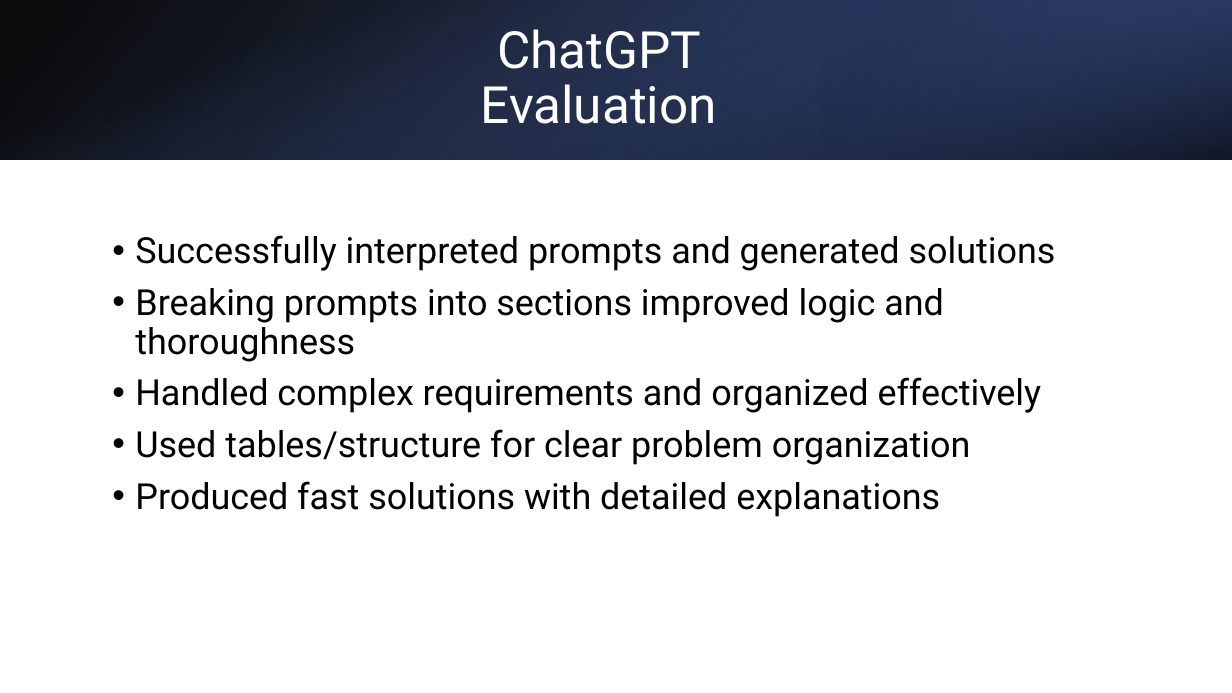
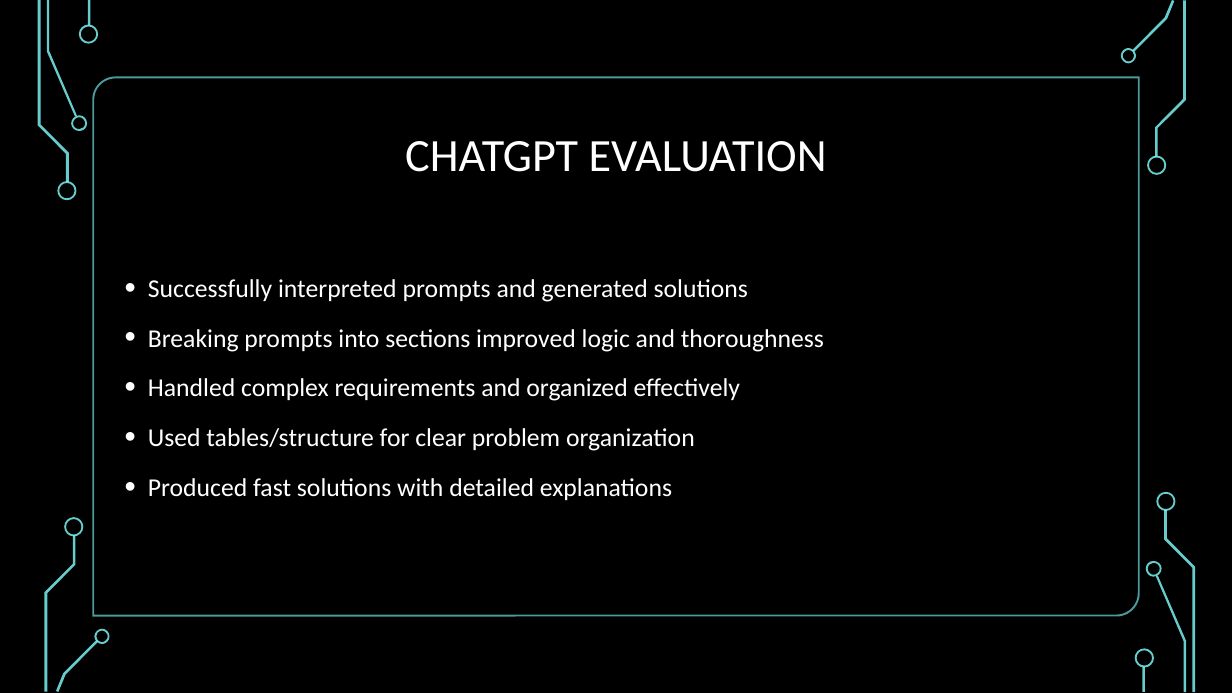
Before and after one commit to M0ck1ngjay178/CMSC-4200-AI, a slide deck: slide 7 of Project/slides/CMSC-4200-Group1-Project.pptx (slide 6 before the commit). Drawn at 1232x693 pixels with LibreOffice and Linux fonts; fonts in the diff are those of the drawing; background and template pictures are left out. Boxes give left, top, right and bottom in pixels: in the first picture for what was removed or moved away, otherwise in the second. Text is boxed around its words. In the diff, an @@ line names an element or a change of style, - is before the commit and + after.

```diff
--- a/Project/slides/CMSC-4200-Group1-Project.pptx
+++ b/Project/slides/CMSC-4200-Group1-Project.pptx
@@ background #FFFFFF to picture (left out) @@
@@ rectangle removed at <box>0,0,1232,159</box> @@
@@ rectangle removed at <box>0,0,1232,159</box> @@
@@ rectangle added at <box>0,0,1232,693</box>, fill #000000 @@
@@ group added at <box>38,0,1196,692</box>: 18 freeform shapes, 2 rectangles, 1 round diag rect @@
@@ rectangle removed at <box>822,0,1232,159</box> @@
@@ title at <box>405,141,827,172</box>: text changed; size 40 to 36 pt; font Roboto to Calibri @@
-ChatGPT Evaluation
+CHATGPT EVALUATION
@@ text "Successfully interpreted prompts and generated ...": place and size @@
-text "Successfully interpreted prompts and generated ..." at <box>135,235,1056,517</box>
+text "Successfully interpreted prompts and generated ..." at <box>148,279,824,500</box>
@@ text "Successfully interpreted prompts and generated ..." at <box>148,279,824,500</box>: size 28 to 20 pt, font Roboto to Calibri, text colour #000000 to #FFFFFF; line spacing 0.9 to 1.2; vertical alignment top to middle @@
@@ group added at <box>0,0,1214,693</box>: 14 freeform shapes, 3 rectangles @@
```
Also in this commit, not shown: 9 other slides changed, 7 slides added, 3 slides removed, 1 other file.
